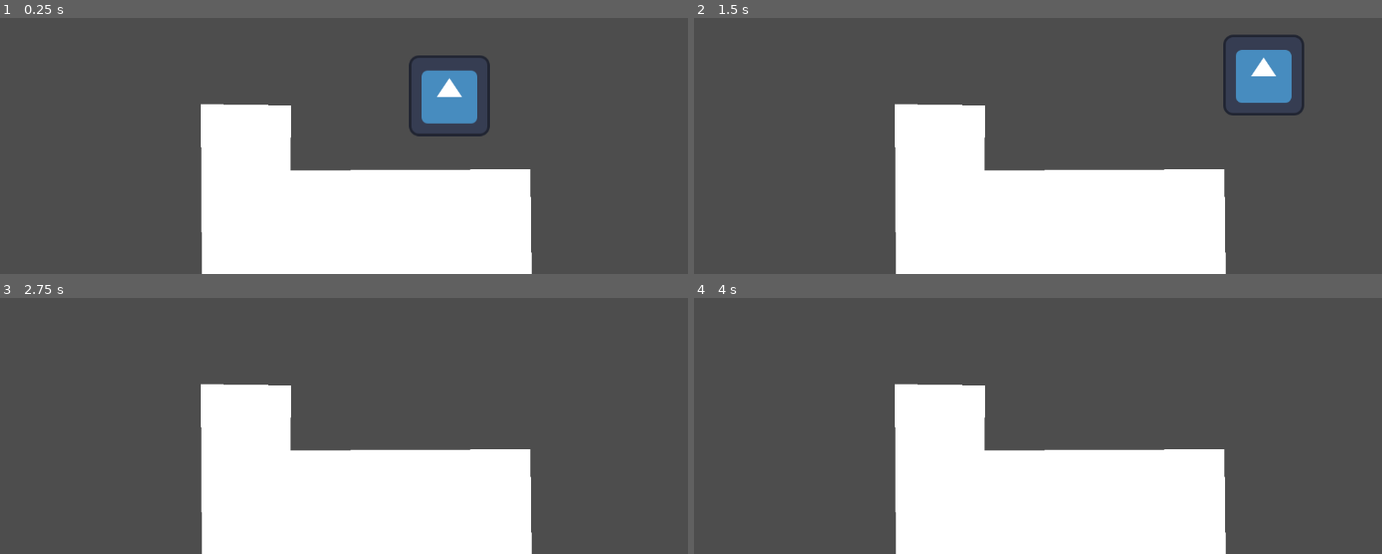
Above: before the commit, frames 1-4 (two rows, left to right).
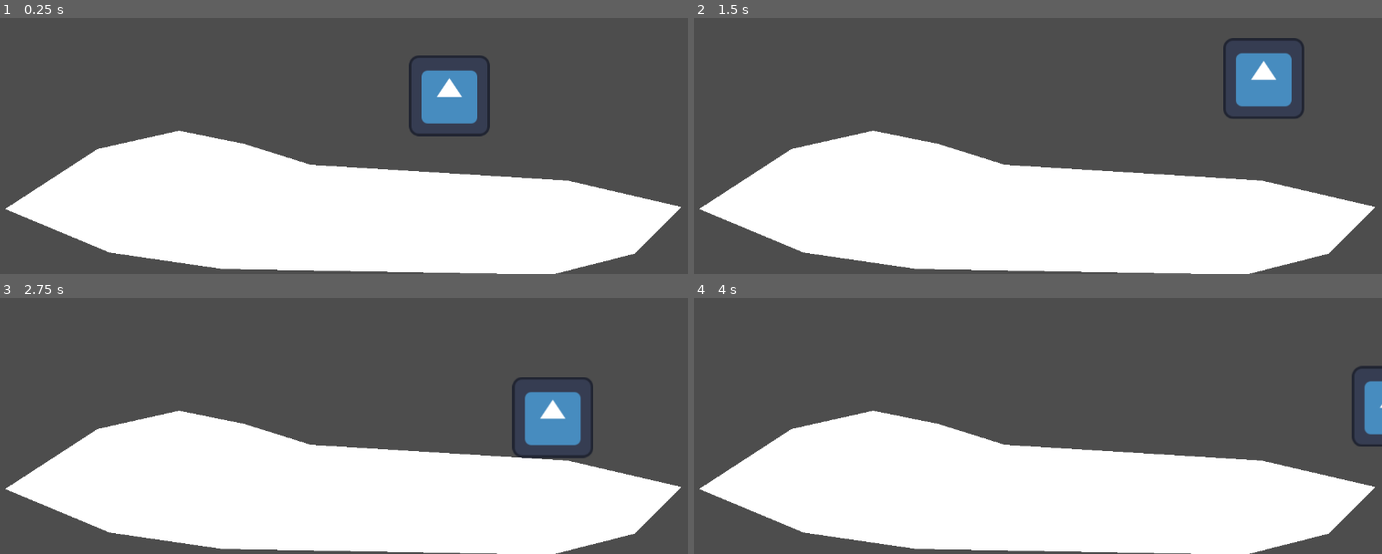
Above: after the commit, the same moments.

Repository: 2024-25-Allen-ISD-Computer-Science/2nd-period-isp-stuff-man
Game: Godot game, scene res://test.tscn
Two runs of this game, one before a commit and one after it. Both use one fixed random seed, a clock stepped at 60 frames per second and the inputs below. The engine's default icon, where the game draws it, is replaced by a stand-in: a white triangle on a blue panel in a dark square.
Inputs:
- Up to frame 1 (0.25 s): no input
- Up to frame 2 (1.5 s): hold Right (ui_right) from 0.53 s (still down); tap Up (ui_up) at 0.77 s
- Up to frame 3 (2.75 s): tap Up (ui_up) at 1.52 s; release Right (ui_right) at 2.03 s; hold Left (ui_left) from 2.03 s (still down)
- Up to frame 4 (4 s): release Left (ui_left) at 2.78 s; hold Right (ui_right) from 2.78 s (still down); tap Up (ui_up) at 3.02, 3.77 s

The runs differ from the first frame. In frame 1, 19% of the frame differs, in the area x 0-99%, y 33-100%; in frame 2, 20%; in frame 3, 21%, in the area x 0-99%, y 30-100%; in frame 4, 19%.

Commit message:
Add files via upload

Diff:
--- a/stuff-man/test.tscn
+++ b/stuff-man/test.tscn
@@ -21,13 +21,12 @@
 one_way_collision_margin = 0.0
 
 [node name="Polygon2D" type="Polygon2D" parent="."]
-position = Vector2(128, 183)
-polygon = PackedVector2Array(254, 196, 256, 466, 777, 475, 775, 299, 396, 301, 397, 198)
+position = Vector2(160, 174)
+polygon = PackedVector2Array(78, 440, 256, 466, 777, 475, 907, 442, 982, 368, 802, 326, 396, 301, 291, 268, 188, 247, 59, 276, -87, 371)
 
 [node name="StaticBody2D" type="StaticBody2D" parent="Polygon2D"]
 position = Vector2(523, 399)
 
 [node name="CollisionPolygon2D" type="CollisionPolygon2D" parent="Polygon2D/StaticBody2D"]
-position = Vector2(-2.99997, 1.99998)
 scale = Vector2(1.00347, 1.0175)
-polygon = PackedVector2Array(255.114, -100.246, 256.111, 73.71, -263.087, 63.8821, -265.08, -201.474, -122.575, -199.509, -123.571, -98.2801)
+polygon = PackedVector2Array(457.413, -30.4668, 382.672, 42.2605, 253.122, 74.6929, -266.077, 65.8477, -443.461, 40.2949, -607.891, -27.5184, -462.396, -120.884, -333.842, -149.386, -231.198, -128.747, -126.561, -96.3145, 278.035, -71.7444)
